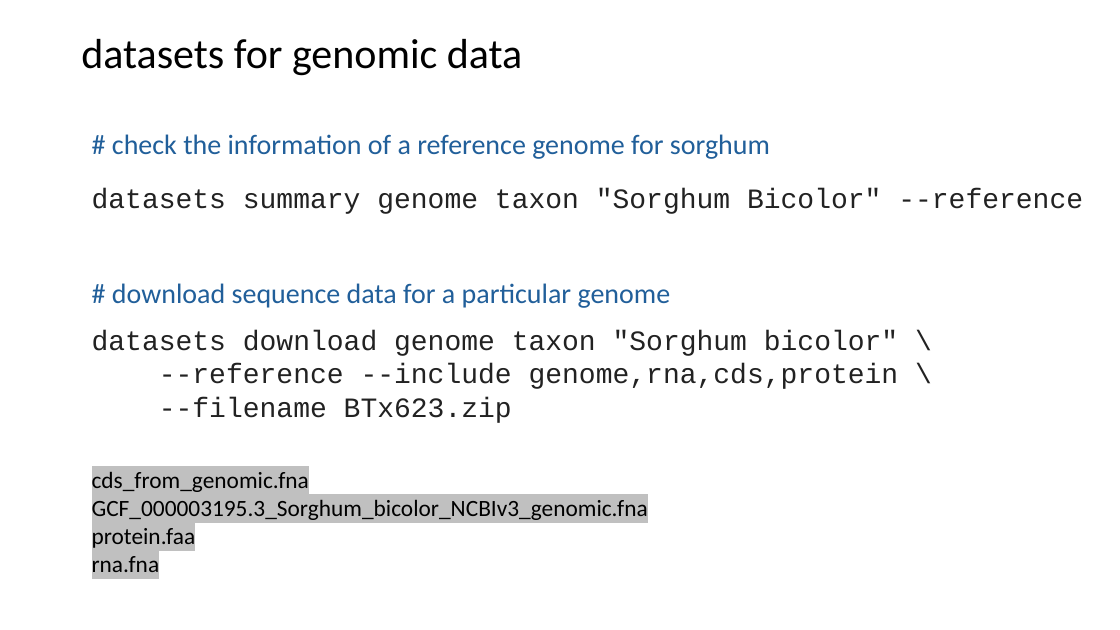
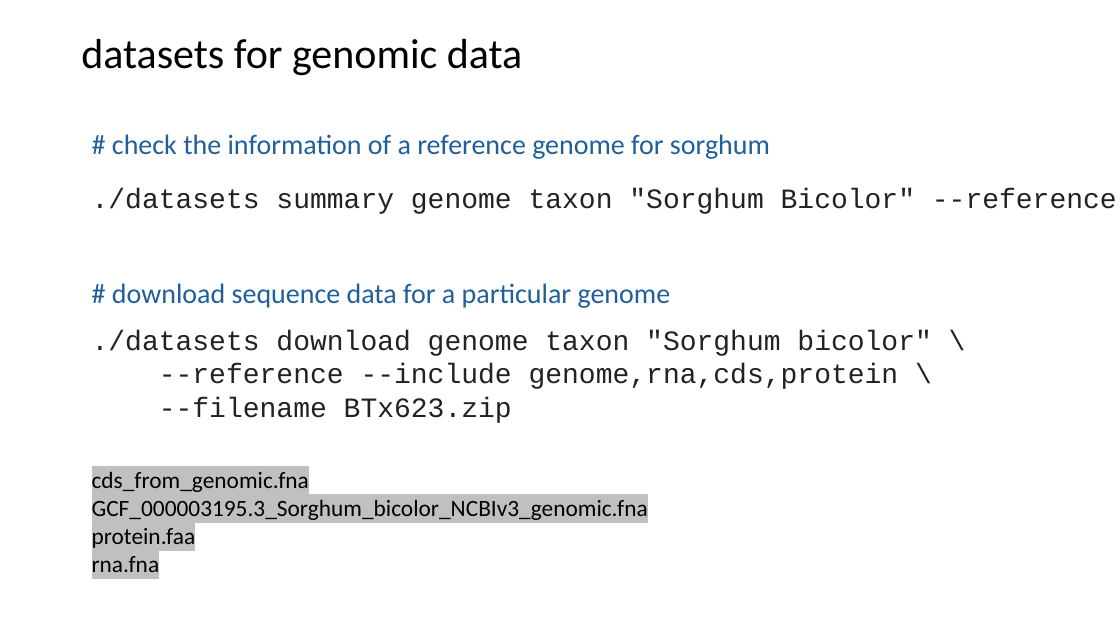
Before and after one commit to liu3zhenlab/teaching, a slide deck: slide 19 of PLPTH813Bioinformatis/2025/2_lab/lab05_NCBItools.pptx. Drawn at 1120x630 pixels with LibreOffice and Linux fonts; fonts in the diff are those of the drawing. Boxes give left, top, right and bottom in pixels: in the first picture for what was removed or moved away, otherwise in the second. Text is boxed around its words. In the diff, an @@ line names an element or a change of style, - is before the commit and + after.

```diff
--- a/PLPTH813Bioinformatis/2025/2_lab/lab05_NCBItools.pptx
+++ b/PLPTH813Bioinformatis/2025/2_lab/lab05_NCBItools.pptx
@@ text at (92, 189, 1117, 214): text changed @@
-datasets summary genome taxon "Sorghum Bicolor" --reference
+./datasets summary genome taxon "Sorghum Bicolor" --reference
@@ text at (92, 330, 931, 356): text changed @@
-datasets download genome taxon "Sorghum bicolor" \
+./datasets download genome taxon "Sorghum bicolor" \
```
Also in this commit, not shown: 3 other slides changed, 2 other files.
